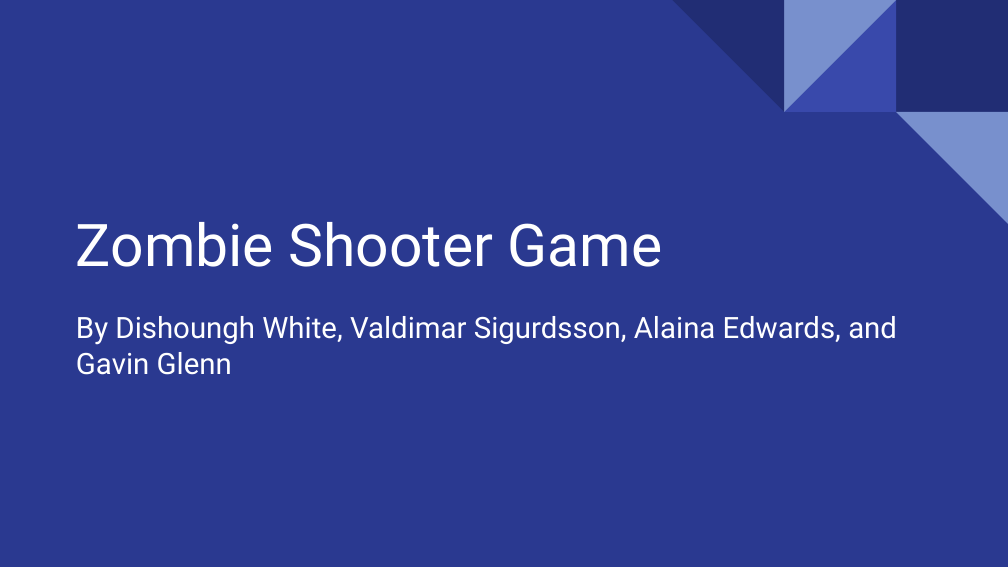
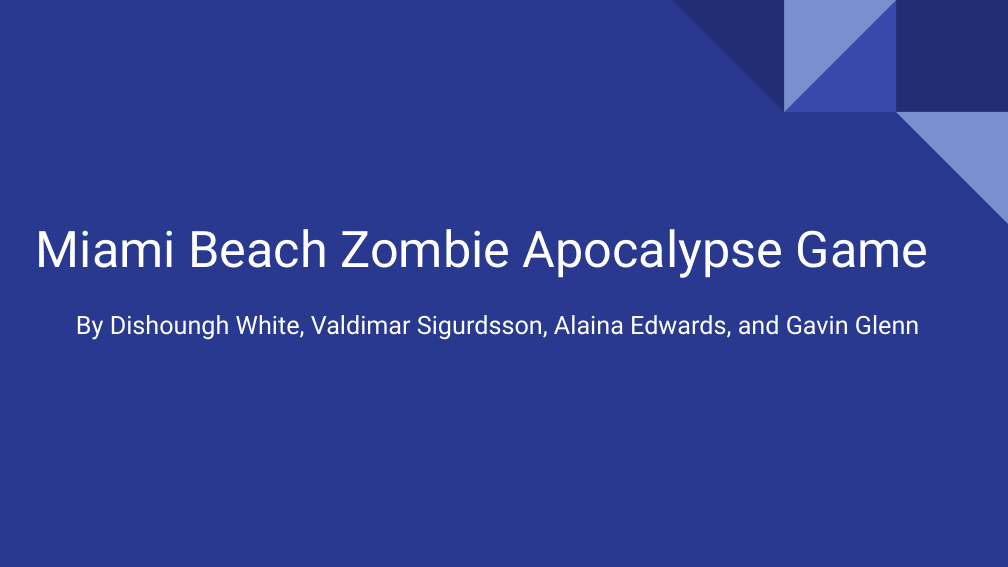
Before and after one commit to Dishoungh/software_engineering_project, a slide deck: slide 1 of Zombie Shooter Game.pptx. Drawn at 1008x567 pixels with LibreOffice and Linux fonts; fonts in the diff are those of the drawing. Boxes give left, top, right and bottom in pixels: in the first picture for what was removed or moved away, otherwise in the second. Text is boxed around its words. In the diff, an @@ line names an element or a change of style, - is before the commit and + after.

```diff
--- a/Zombie Shooter Game.pptx
+++ b/Zombie Shooter Game.pptx
@@ title at <box>36,229,929,278</box>: text changed; size 42 to 36 pt @@
-Zombie Shooter Game
+Miami Beach Zombie Apocalypse Game
@@ subtitle "By Dishoungh White, Valdimar Sigurdsson, ..." at <box>76,315,919,340</box>: size 21 to 18 pt @@
```
Also in this commit, not shown: 3 other slides changed, 6 slides added, 3 slides removed, 1 other file.
